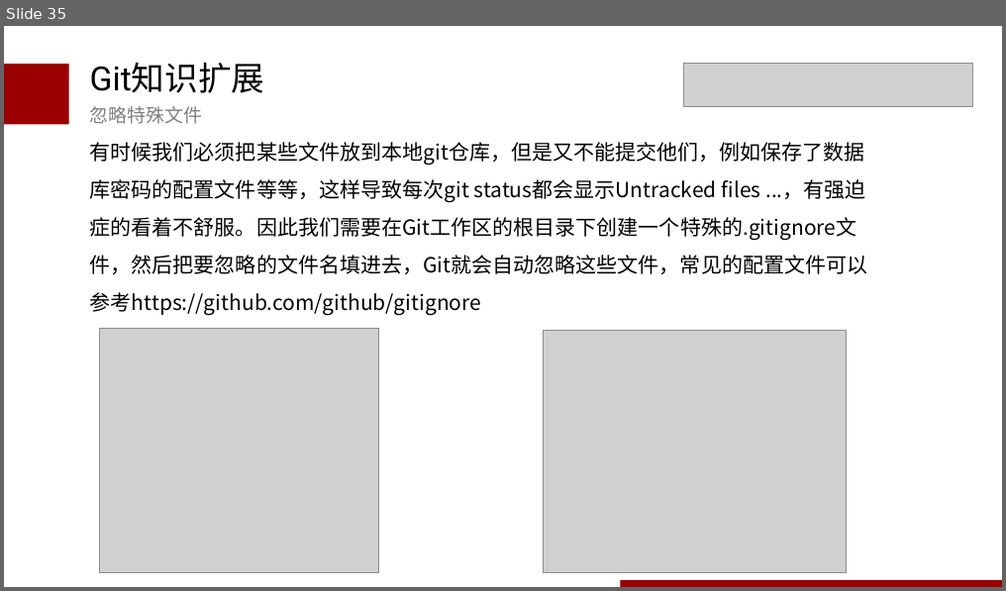
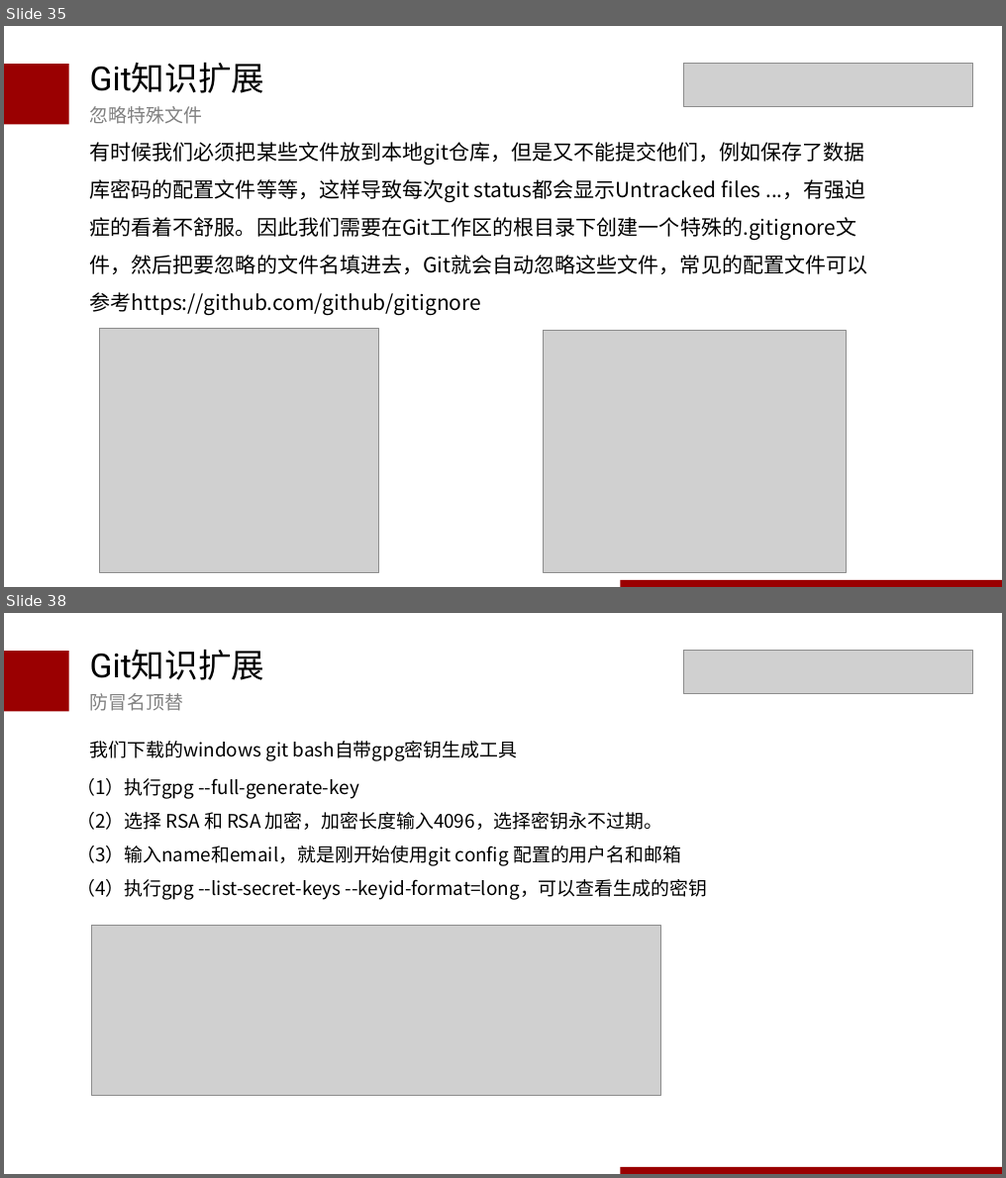
Before and after one commit to wudaoxi1100/blog, a slide deck: ppt/git介绍0325.pptx. Shown one above the other, each under a label of ours: slide 35 before the commit, slides 35 and 38 after it; the slides between them are not shown. The pictures are 1006x591 and 1006x1178 pixels, drawn with LibreOffice and Linux fonts; fonts in the diff are those of the drawing; grey boxes stand for pictures. Boxes give left, top, right and bottom in pixels: in the first picture for what was removed or moved away, otherwise in the second. Text is boxed around its words. In the diff, an @@ line names an element or a change of style, - is before the commit and + after.

```diff
--- a/ppt/git介绍0325.pptx
+++ b/ppt/git介绍0325.pptx
@@ slide 38 added at (4,613,1002,1174), background #FFFFFF @@
@@ rectangle added at (4,652,69,712), fill #9A0001 @@
@@ text added at (90,649,265,680), 32 pt, text #000000 @@
+Git知识扩展
@@ picture added at (684,651,973,694) @@
@@ text added at (90,693,183,711), 18 pt, text #808080 @@
+防冒名顶替
@@ text added at (90,741,518,761), 18 pt, text #000000 @@
+我们下载的windows git bash自带gpg密钥生成工具
@@ text added at (76,778,707,900), 18 pt, text #000000 @@
+（1）执行gpg --full-generate-key
+（2）选择 RSA 和 RSA 加密，加密长度输入4096，选择密钥永不过期。
+（3）输入name和email，就是刚开始使用git config 配置的用户名和邮箱
+（4）执行gpg --list-secret-keys --keyid-format=long，可以查看生成的密钥
@@ picture added at (91,925,660,1095) @@
@@ rectangle added at (620,1167,1002,1174), fill #9A0001 @@
```
Also in this commit, not shown: 3 slides changed, 1 other slide added, 1 other file.
